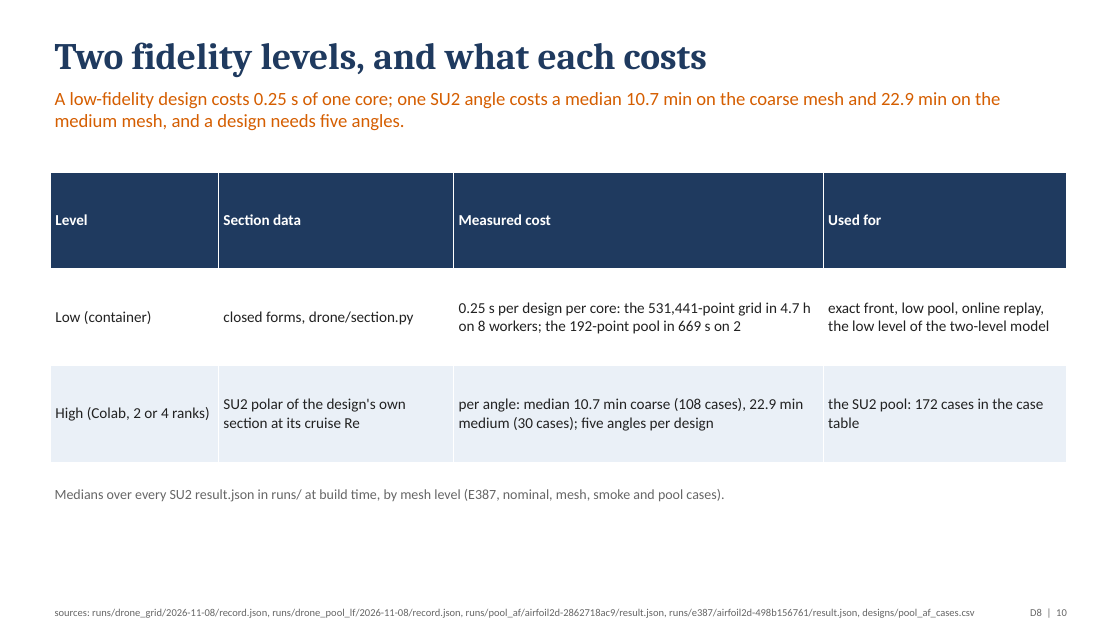
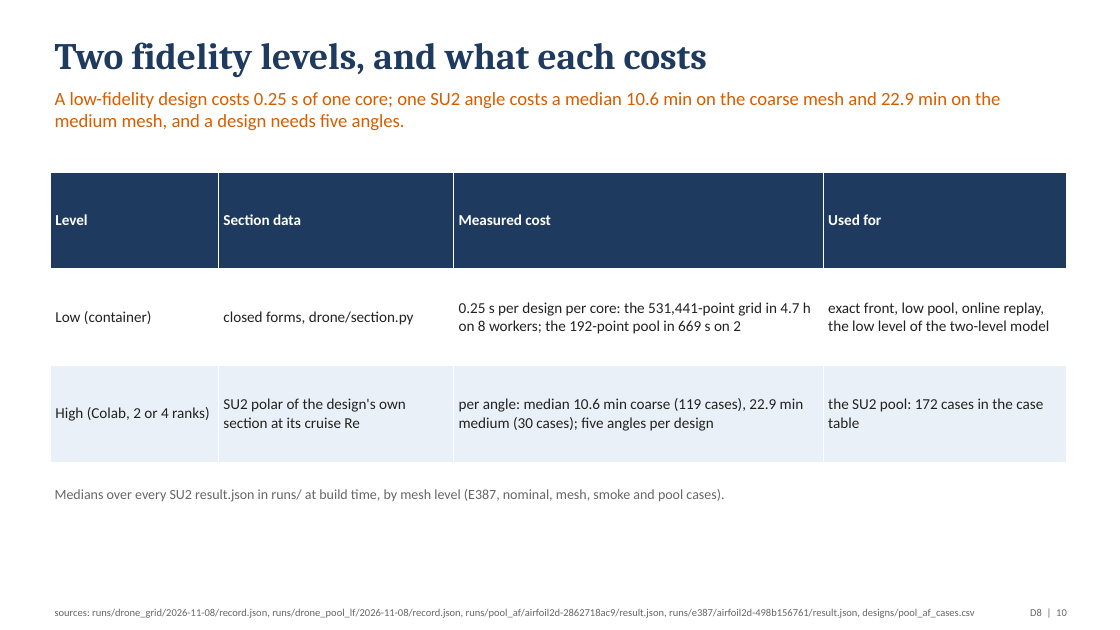
Before and after one commit to emarinhoss/ai-engineering, a slide deck: slide 10 of docs/talk/deck_drone.pptx. Drawn at 1120x630 pixels with LibreOffice and Linux fonts; fonts in the diff are those of the drawing. Boxes give left, top, right and bottom in pixels: in the first picture for what was removed or moved away, otherwise in the second. Text is boxed around its words. In the diff, an @@ line names an element or a change of style, - is before the commit and + after.

```diff
--- a/docs/talk/deck_drone.pptx
+++ b/docs/talk/deck_drone.pptx
@@ text at (55,92,1000,131): text changed @@
-A low-fidelity design costs 0.25 s of one core; one SU2 angle costs a median 10.7 min on the coarse mesh and 22.9 min on the medium mesh, and a design needs five angles.
+A low-fidelity design costs 0.25 s of one core; one SU2 angle costs a median 10.6 min on the coarse mesh and 22.9 min on the medium mesh, and a design needs five angles.
@@ table at (50,172,1067,462) @@
-row 3, column 3: per angle: median 10.7 min coarse (108 cases), 22.9 min medium (30 cases); five angles per design
+row 3, column 3: per angle: median 10.6 min coarse (119 cases), 22.9 min medium (30 cases); five angles per design
```
Also in this commit, not shown: 11 other slides changed, 6 other files.
